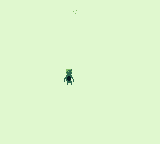
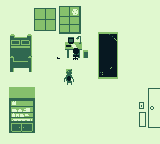
Layer changes from the first 160×144 image to the second:
showed "Layer 12", painted on it over box(9, 6, 160, 133)
